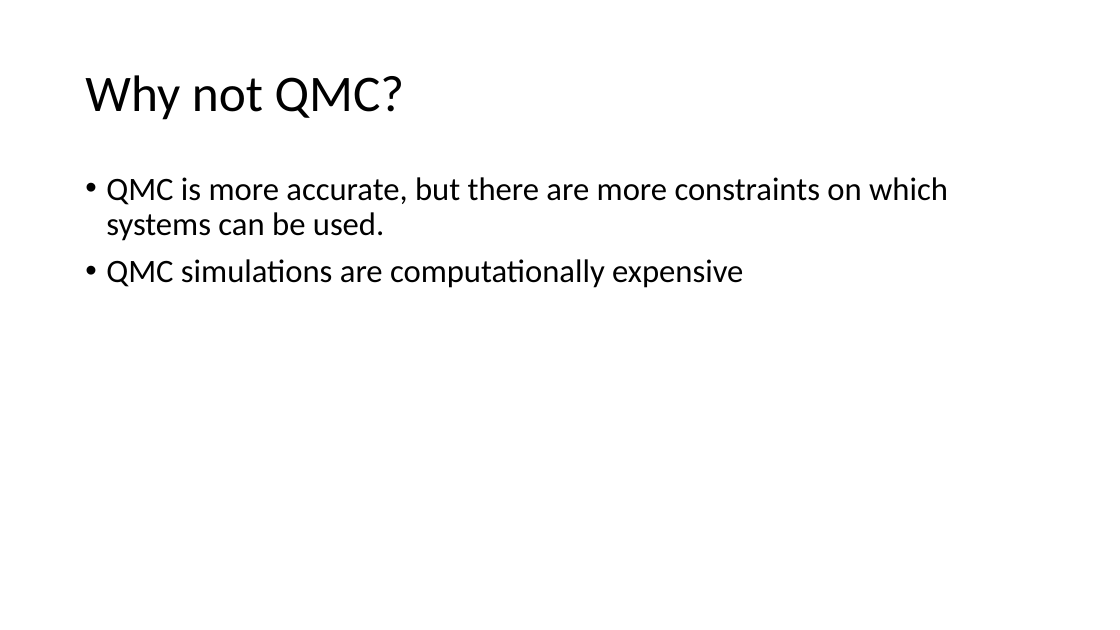
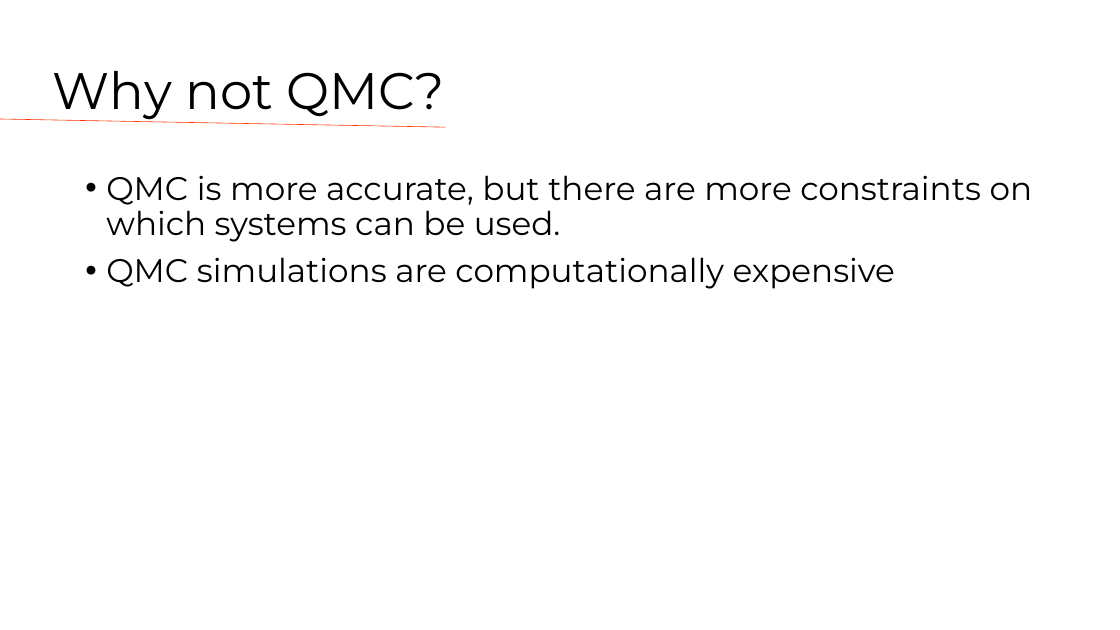
Before and after one commit to Tsintsuntsini/PHYS_581, a slide deck: slide 5 of Presentation1/Quantum Monte Carlo.pptm. Drawn at 1120x630 pixels with LibreOffice and Linux fonts; fonts in the diff are those of the drawing. Boxes give left, top, right and bottom in pixels: in the first picture for what was removed or moved away, otherwise in the second. Text is boxed around its words. In the diff, an @@ line names an element or a change of style, - is before the commit and + after.

```diff
--- a/Presentation1/Quantum Monte Carlo.pptm
+++ b/Presentation1/Quantum Monte Carlo.pptm
@@ title "Why not QMC?" at <box>53,71,444,122</box>: font Calibri to Montserrat @@
@@ title "Why not QMC?": place and size @@
-title "Why not QMC?" at <box>85,75,404,120</box>
+title "Why not QMC?" at <box>53,71,444,122</box>
@@ line added from (0, 119) to (446, 127), #FF3300 0.5 pt @@
@@ text "QMC is more accurate, but ..." at <box>106,175,1033,289</box>: font Calibri to Montserrat @@
```
Also in this commit, not shown: 7 other slides changed, 1 slide removed.
